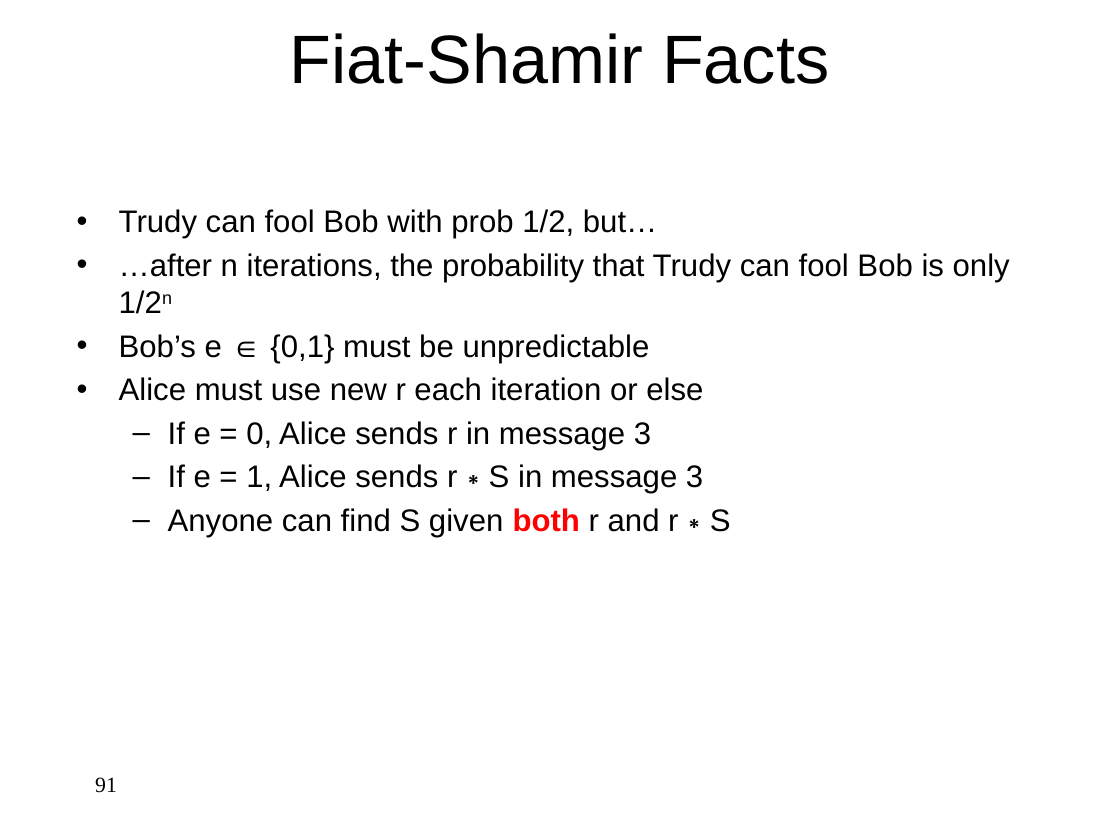
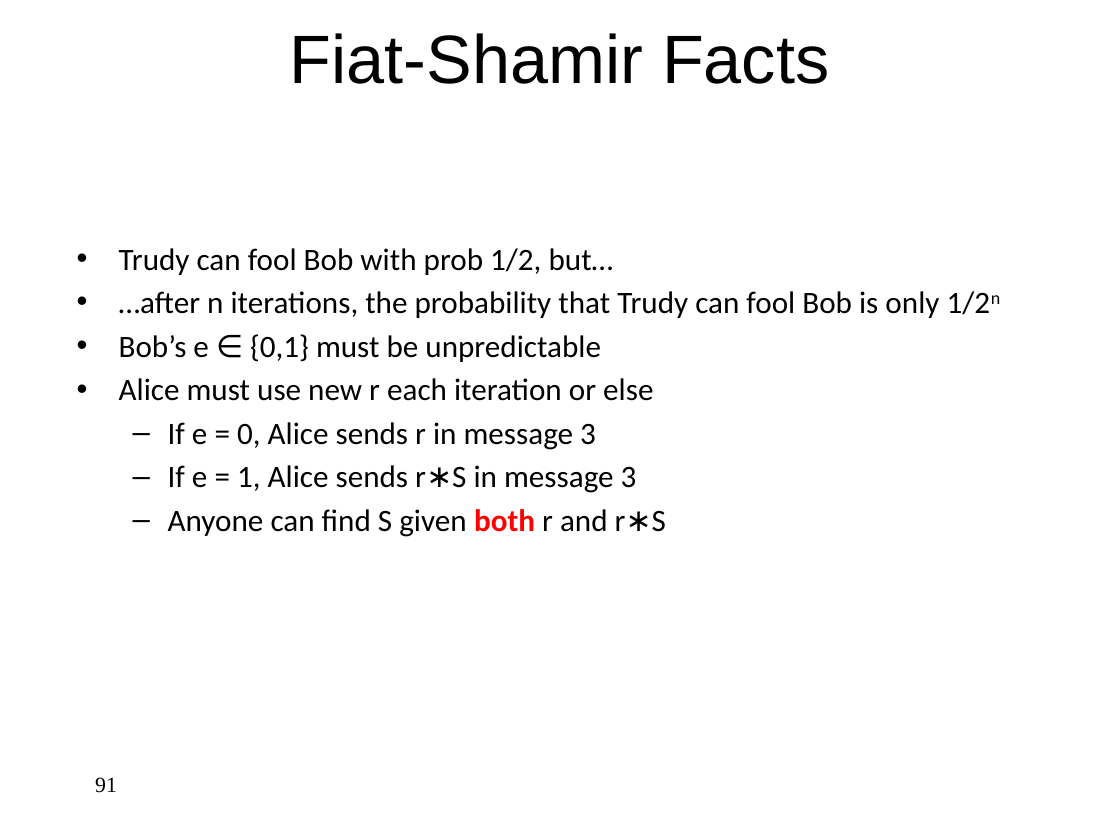
Before and after one commit to jlmucb/class_notes, a slide deck: slide 91 of BerkeleyClass/CS290Spring2013/Lectures/Cryptoclass9.pptx. Drawn at 1120x840 pixels with LibreOffice and Linux fonts; fonts in the diff are those of the drawing. Boxes give left, top, right and bottom in pixels: in the first picture for what was removed or moved away, otherwise in the second. Text is boxed around its words. In the diff, an @@ line names an element or a change of style, - is before the commit and + after.

```diff
--- a/BerkeleyClass/CS290Spring2013/Lectures/Cryptoclass9.pptx
+++ b/BerkeleyClass/CS290Spring2013/Lectures/Cryptoclass9.pptx
@@ text "Trudy can fool Bob with ...": place and size @@
-text "Trudy can fool Bob with ..." at box(119, 209, 1010, 537)
+text "Trudy can fool Bob with ..." at box(119, 248, 991, 537)
@@ text "Trudy can fool Bob with ..." at box(119, 248, 991, 537): font Arial to Calibri @@
```
Also in this commit, not shown: 115 other slides changed, 1 other file.
